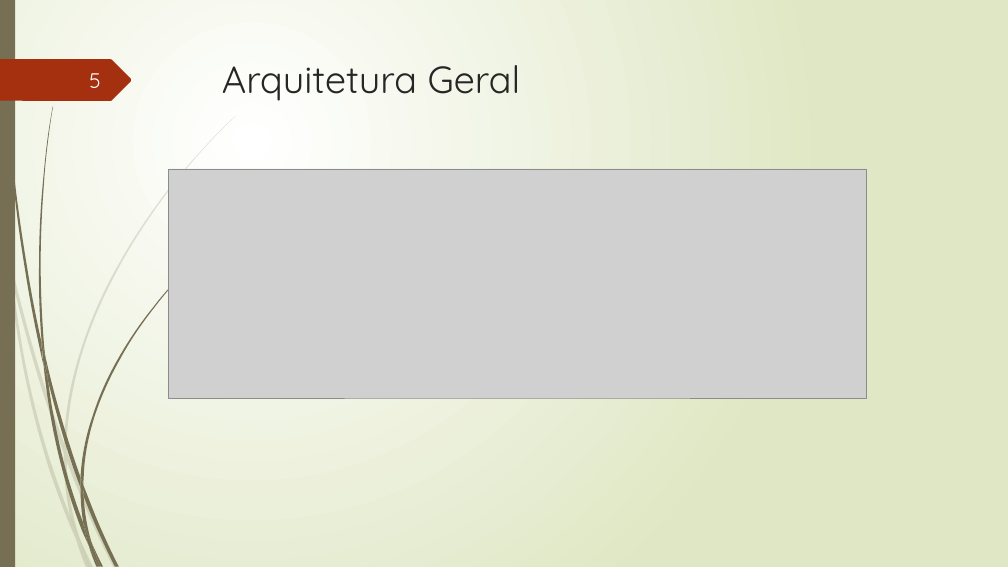
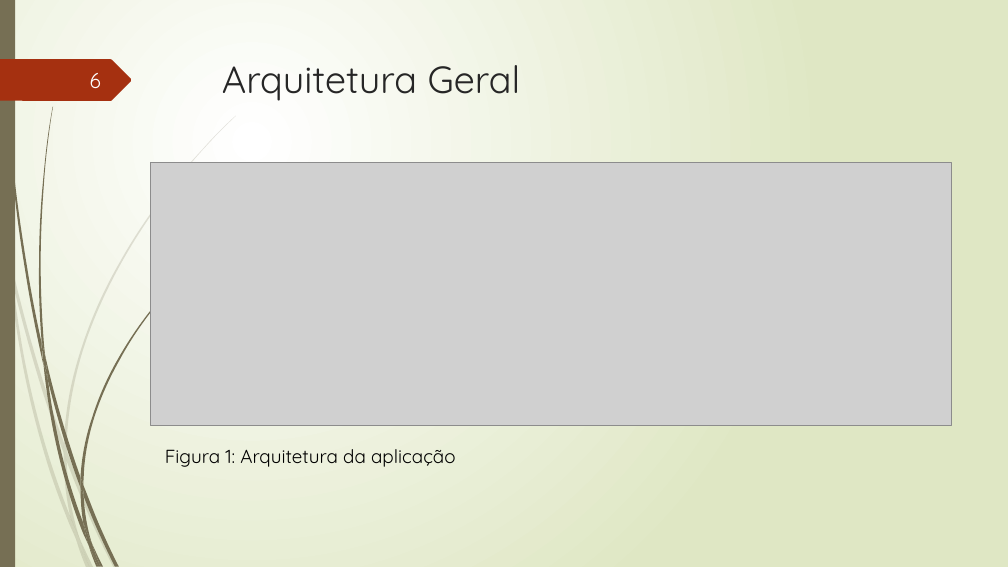
Before and after one commit to TavaresCarlos/TCC, a slide deck: slide 6 of apresentação-do-sistema/apresentação-02.pptx (slide 5 before the commit). Drawn at 1008x567 pixels with LibreOffice and Linux fonts; fonts in the diff are those of the drawing; grey boxes stand for pictures. Boxes give left, top, right and bottom in pixels: in the first picture for what was removed or moved away, otherwise in the second. Text is boxed around its words. In the diff, an @@ line names an element or a change of style, - is before the commit and + after.

```diff
--- a/apresentação-do-sistema/apresentação-02.pptx
+++ b/apresentação-do-sistema/apresentação-02.pptx
@@ page number at bbox=[90, 73, 101, 88]: text changed @@
-5
+6
@@ picture: place and size @@
-picture at bbox=[169, 169, 866, 398]
+picture at bbox=[150, 163, 951, 426]
@@ text added at bbox=[165, 449, 456, 467], 18 pt, text #000000 @@
+Figura 1: Arquitetura da aplicação
```
Also in this commit, not shown: 5 other slides changed, 9 slides added, 5 slides removed, 11 other files.
